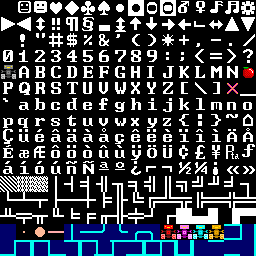
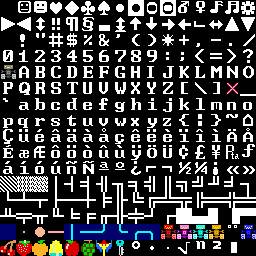
Revision of a layered 256x256 image; what changed, layer by layer:
renamed "lrcorner" to "Pasted Layer", moved it above "galaxian", painted on it over [left=112, top=240, right=128, bottom=256]
removed layer "lcap" over [left=128, top=240, right=144, bottom=256]
removed layer "rcap" over [left=144, top=240, right=160, bottom=256]
removed layer "dcap" over [left=160, top=240, right=176, bottom=256]
removed layer "ucap" over [left=176, top=240, right=192, bottom=256]
removed layer "dwall" over [left=208, top=240, right=224, bottom=256]
removed layer "uwall" over [left=224, top=240, right=240, bottom=256]
removed layer "lwall" over [left=240, top=240, right=256, bottom=256]
removed layer "rwall" over [left=192, top=240, right=208, bottom=256]
renamed "urcorner" to "galaxian", moved it above "melon", painted on it over [left=96, top=240, right=112, bottom=256]
renamed "brcorner" to "melon", moved it above "apple", painted on it over [left=80, top=240, right=96, bottom=256]
renamed "blcorner" to "apple", moved it above "bell", painted on it over [left=64, top=240, right=80, bottom=256]
renamed "urxcorner" to "bell", moved it above "orange", painted on it over [left=48, top=240, right=64, bottom=256]
renamed "brxcorner" to "orange", moved it above "strawberry", painted on it over [left=32, top=240, right=48, bottom=256]
renamed "blxcorner" to "strawberry", moved it above "cherry", painted on it over [left=16, top=240, right=32, bottom=256]
renamed "ulxcorner" to "cherry", moved it above "eyes", painted on it over [left=0, top=240, right=16, bottom=256]
renamed "udwall" to "eyes", moved it above "edible", painted on it over [left=224, top=224, right=240, bottom=240]
renamed "lrwall" to "edible", moved it above "clyde", painted on it over [left=240, top=224, right=256, bottom=240]
painted on "terminal16x16_gs_ro.png" over [left=243, top=66, right=254, bottom=78]
